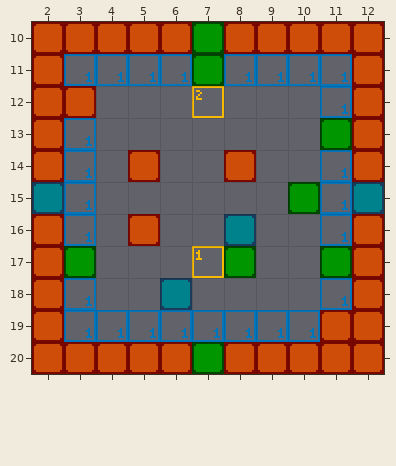
Tiled map, stored at gametomato/debug/tmx/map.tmx. This is how it looked before the edit.
Cells are 16x16 px. Shown: x 2..12, y 10..20.
New version:
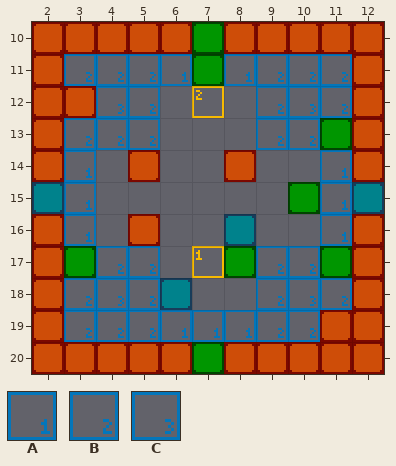
Key: from "items": A 1, B 2, C 3.
_ is an empty cell.
Changes in this commit:
{"where": "layer \"items\""}
{"y":11,"x":3,"old":"AAA","new":"BBB"}
{"y":11,"x":9,"old":"AAA","new":"BBB"}
{"y":12,"x":4,"old":"__","new":"CB"}
{"y":12,"x":9,"old":"__A","new":"BCB"}
{"y":13,"x":3,"old":"A__","new":"BBB"}
{"y":13,"x":9,"old":"__","new":"BB"}
{"y":17,"x":4,"old":"__","new":"BB"}
{"y":17,"x":9,"old":"__","new":"BB"}
{"y":18,"x":3,"old":"A__","new":"BCB"}
{"y":18,"x":9,"old":"__A","new":"BCB"}
{"y":19,"x":3,"old":"AAA","new":"BBB"}
{"y":19,"x":9,"old":"AA","new":"BB"}
